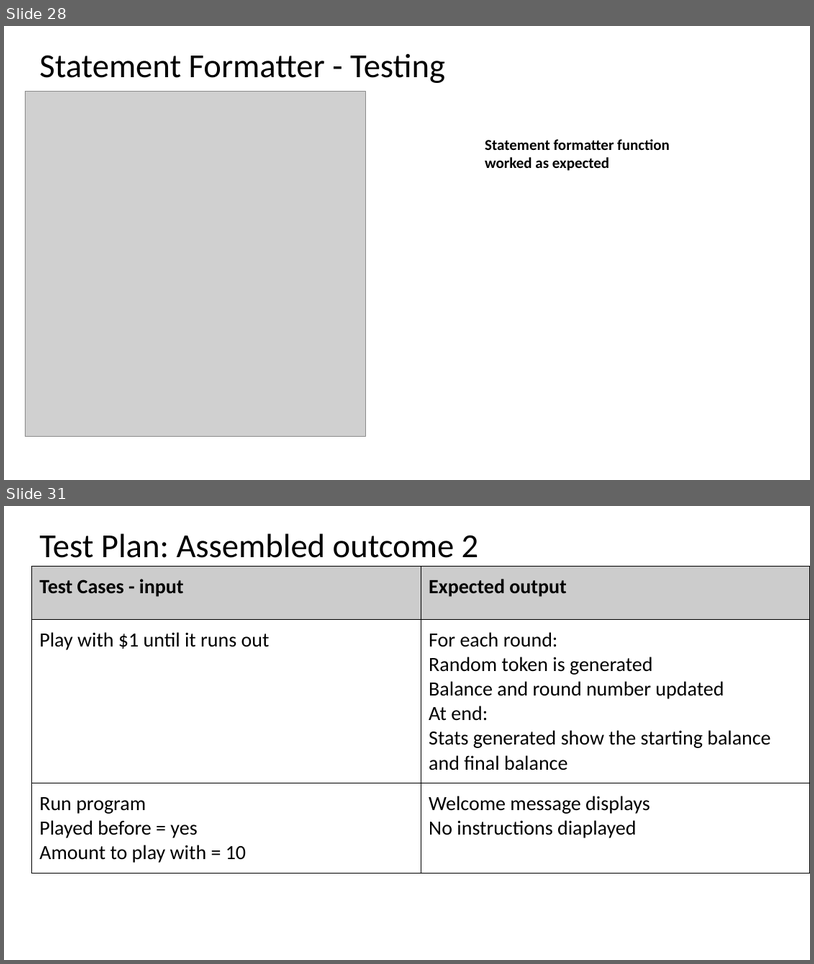
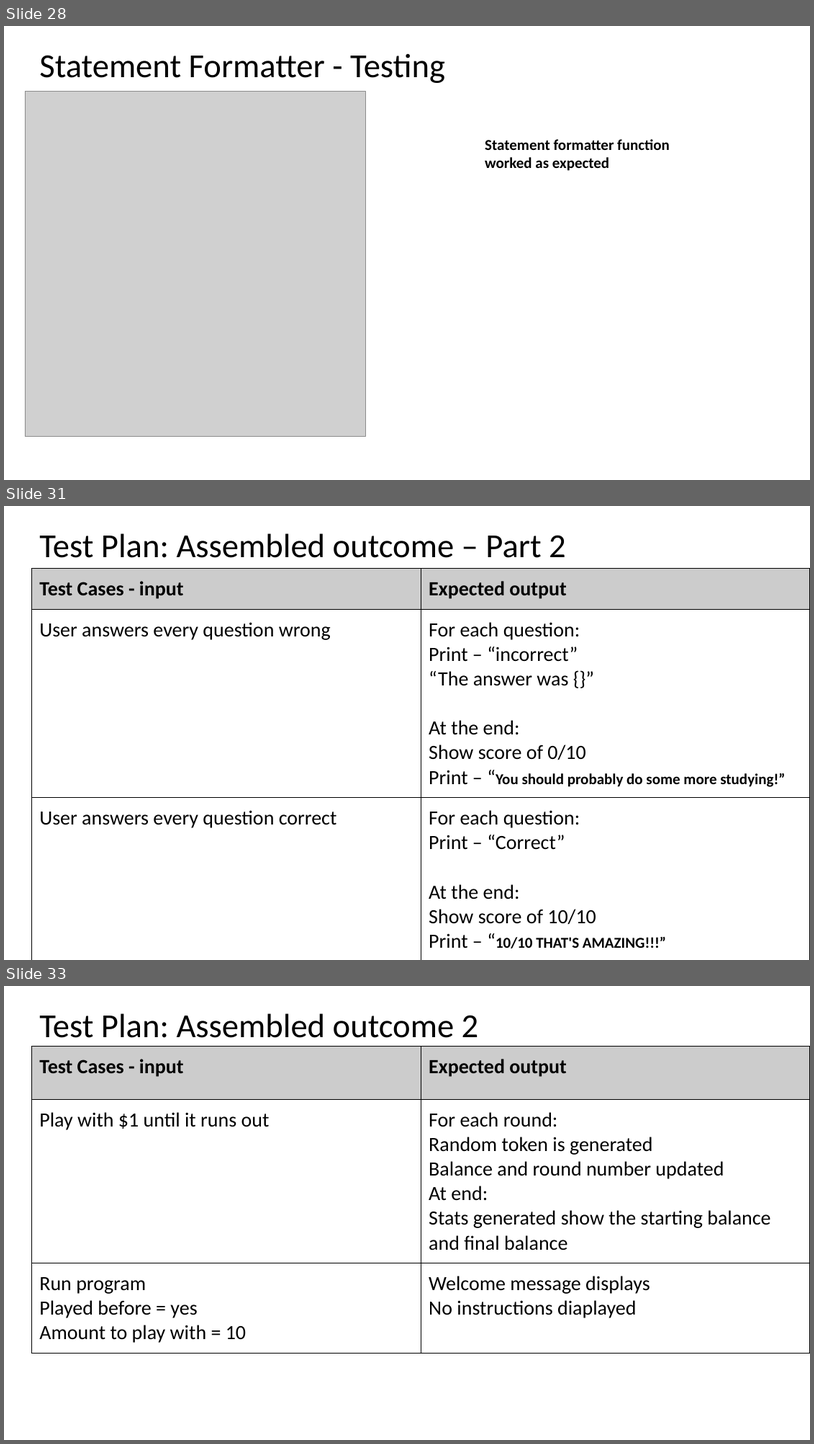
Before and after one commit to MOLLY-S1/Assessment, a slide deck: AS91883(1.7) & AS91884(1.8) Documentation.pptx. Shown one above the other, each under a label of ours: slides 28 and 31 before the commit, slides 28, 31 and 33 after it; the slides between them are not shown. The pictures are 814x964 and 814x1444 pixels, drawn with LibreOffice and Linux fonts; fonts in the diff are those of the drawing; grey boxes stand for pictures. Boxes give left, top, right and bottom in pixels: in the first picture for what was removed or moved away, otherwise in the second. Text is boxed around its words. In the diff, an @@ line names an element or a change of style, - is before the commit and + after.

```diff
--- a/AS91883(1.7) & AS91884(1.8) Documentation.pptx
+++ b/AS91883(1.7) & AS91884(1.8) Documentation.pptx
@@ slide 31 added at box(4, 506, 810, 960), background #FFFFFF @@
@@ title added at box(39, 533, 566, 558), 40 pt, text #000000 @@
+Test Plan: Assembled outcome – Part 2
@@ table added at box(31, 569, 810, 960), 3 rows, 2 columns @@
+Test Cases - input | Expected output
+User answers every question wrong | For each question: / Print – “incorrect” / “The answer was {}” / At the end: / Show score of 0/10 / Print – “You should probably do some more studying!”
+User answers every question correct | For each question: / Print – “Correct” / At the end: / Show score of 10/10 / Print – “10/10 THAT'S AMAZING!!!”
@@ what was slide 31 is now slide 33 @@
```
Also in this commit, not shown: 2 slides changed, 1 other slide added, 1 other file.
